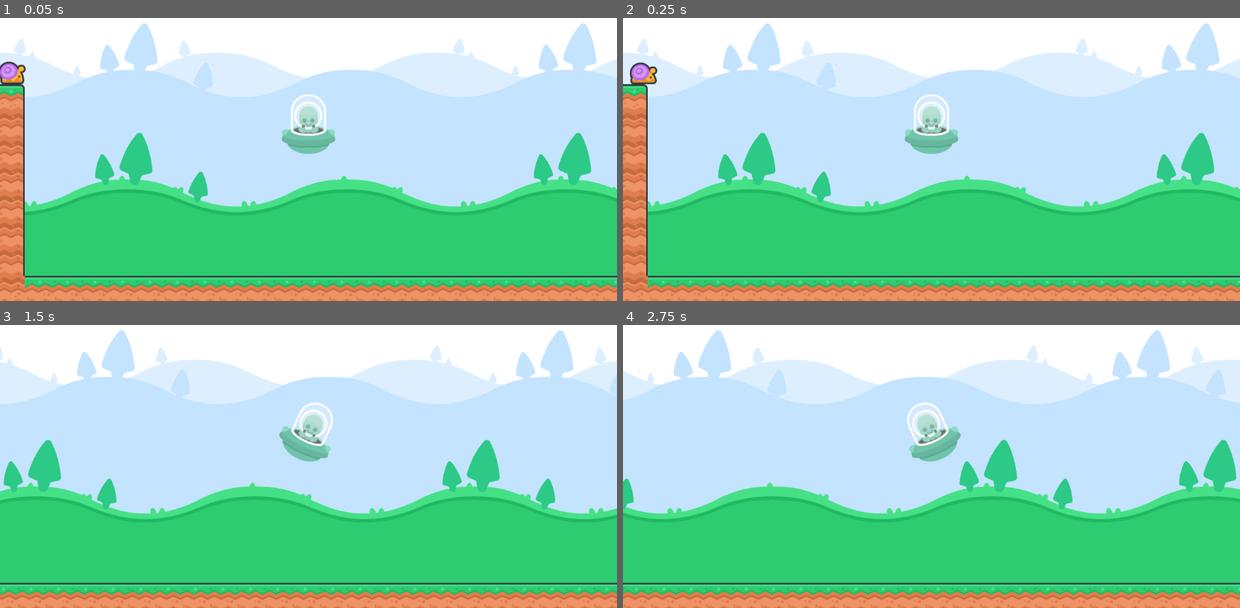
Above: before the commit, frames 1-4 (two rows, left to right).
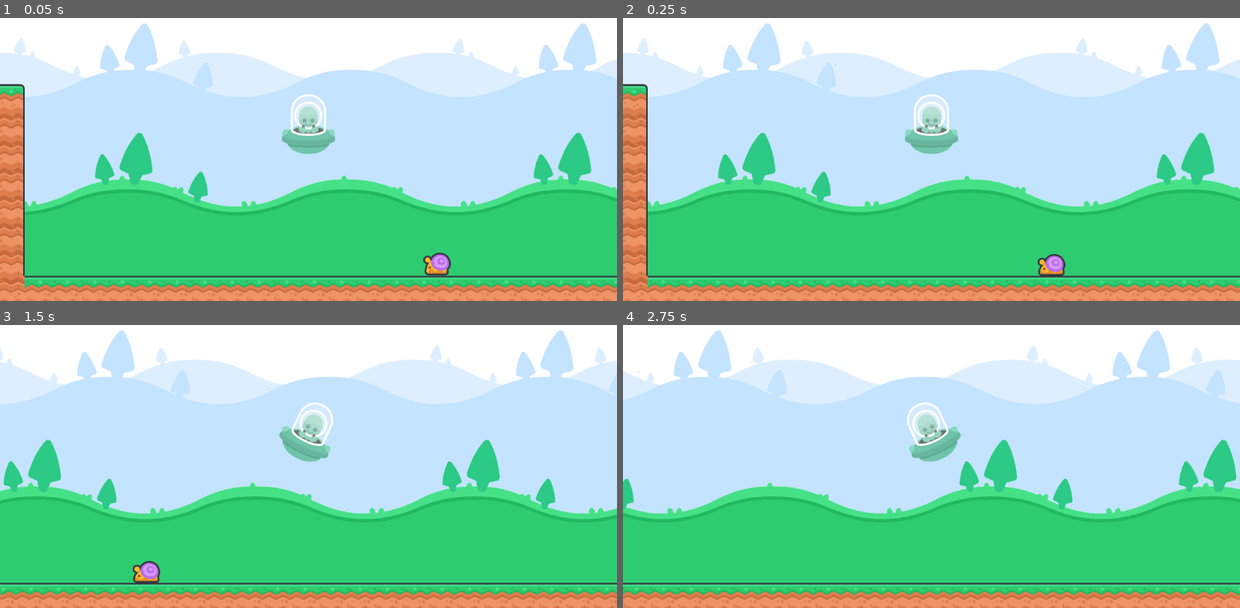
Above: after the commit, the same moments.

Repository: F3rnDev/InboudShovelJam2025
Game: Godot game, scene res://Nodes/Scenes/main.tscn
Same seed, same stepped clock (60 frames per second), same inputs: the game is played once before the commit and once after it. This scene is started directly instead of the project's main scene.
Inputs:
- Up to frame 1 (0.05 s): no input
- Up to frame 2 (0.25 s): no input
- Up to frame 3 (1.5 s): hold Right (Move Right) from 0.53 s (still down); tap Space (Jump) at 0.77 s
- Up to frame 4 (2.75 s): tap Space (Jump) at 1.52 s; release Right (Move Right) at 2.03 s; hold Left (Move Left) from 2.03 s (still down)

The runs differ from the first frame. In frame 1, 0.6% of the frame differs, in the area x 0-74%, y 15-92%; in frame 2, 0.6%, in the area x 1-72%, y 15-92%; in frame 3, 0.3%; in frame 4, nothing differs.

Commit message:
Inactivating ufo

Diff:
--- a/Nodes/Scenes/main.tscn
+++ b/Nodes/Scenes/main.tscn
@@ -65,5 +65,5 @@
 followRef = NodePath("../PlayerUFO")
 
 [node name="Enemy" parent="." node_paths=PackedStringArray("playerRef") instance=ExtResource("5_o6wln")]
-position = Vector2(63, 1297)
+position = Vector2(1064, 1740)
 playerRef = NodePath("../PlayerUFO")
--- a/Nodes/playerUFO.tscn
+++ b/Nodes/playerUFO.tscn
@@ -7,6 +7,11 @@
 
 [sub_resource type="SpriteFrames" id="SpriteFrames_qp7fc"]
 animations = [{
+"frames": [],
+"loop": true,
+"name": &"Inactive",
+"speed": 5.0
+}, {
 "frames": [{
 "duration": 1.0,
 "texture": ExtResource("1_n33h1")
--- a/Scripts/enemy.gd
+++ b/Scripts/enemy.gd
@@ -8,6 +8,9 @@
 
 @onready var wallRay = $RayCastWall
 @onready var floorRay = $RayCastFloor
+
+#Inactive
+var playerInactive
 
 func _process(delta: float) -> void:
 	$AnimatedSprite2D.flip_h = direction > 0
